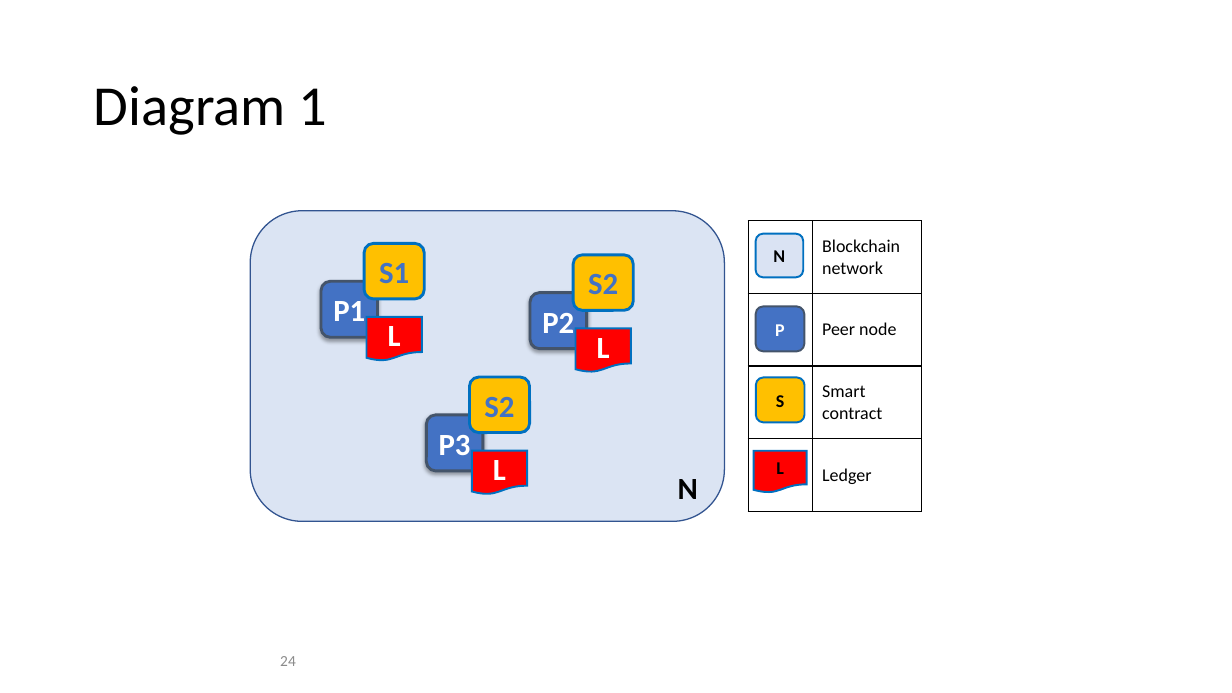
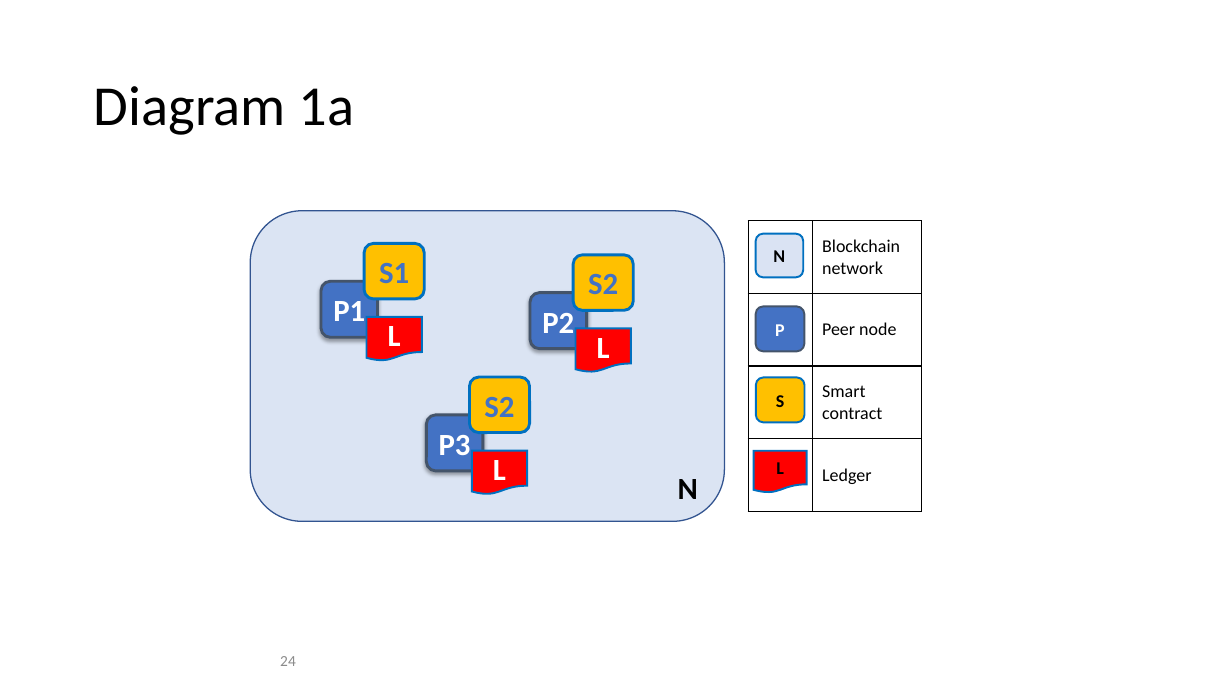
Before and after one commit to FabricTOC/FabricTOC, a slide deck: slide 24 of docs/OtherSourceMaterial/Diagrams.pptx. Drawn at 1232x693 pixels with LibreOffice and Linux fonts; fonts in the diff are those of the drawing. Boxes give left, top, right and bottom in pixels: in the first picture for what was removed or moved away, otherwise in the second. Text is boxed around its words. In the diff, an @@ line names an element or a change of style, - is before the commit and + after.

```diff
--- a/docs/OtherSourceMaterial/Diagrams.pptx
+++ b/docs/OtherSourceMaterial/Diagrams.pptx
@@ title at (94, 86, 355, 135): text changed @@
-Diagram 1
+Diagram 1a
```
Also in this commit, not shown: 1 other slide changed, 2 slides added, 2 other files.
